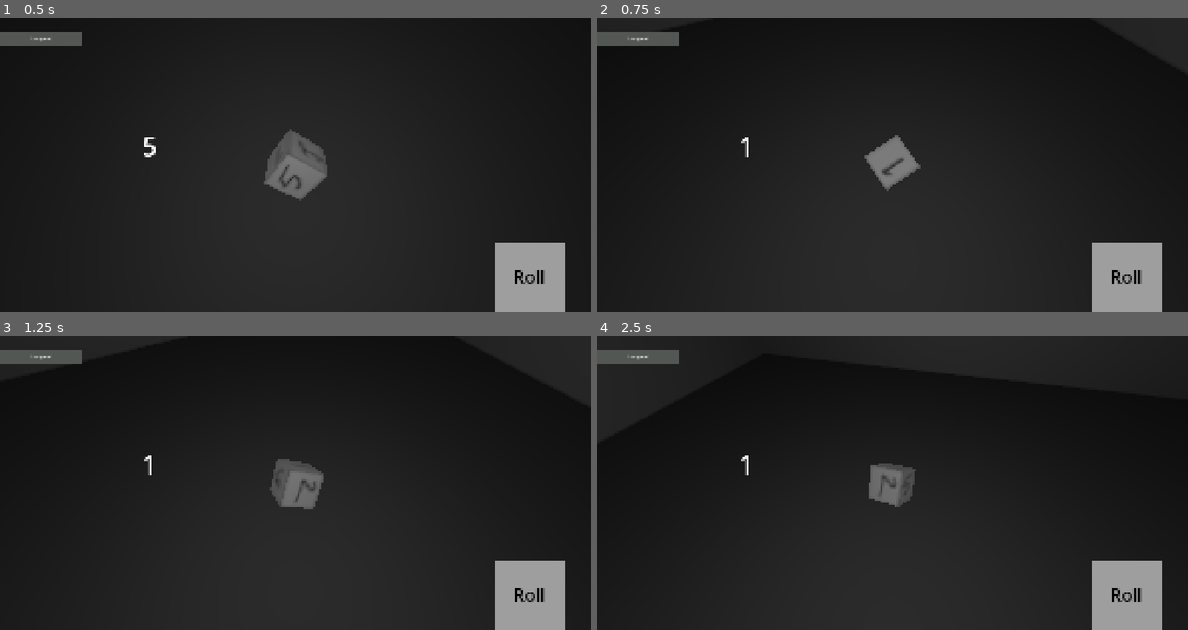
Above: before the commit, frames 1-4 (two rows, left to right).
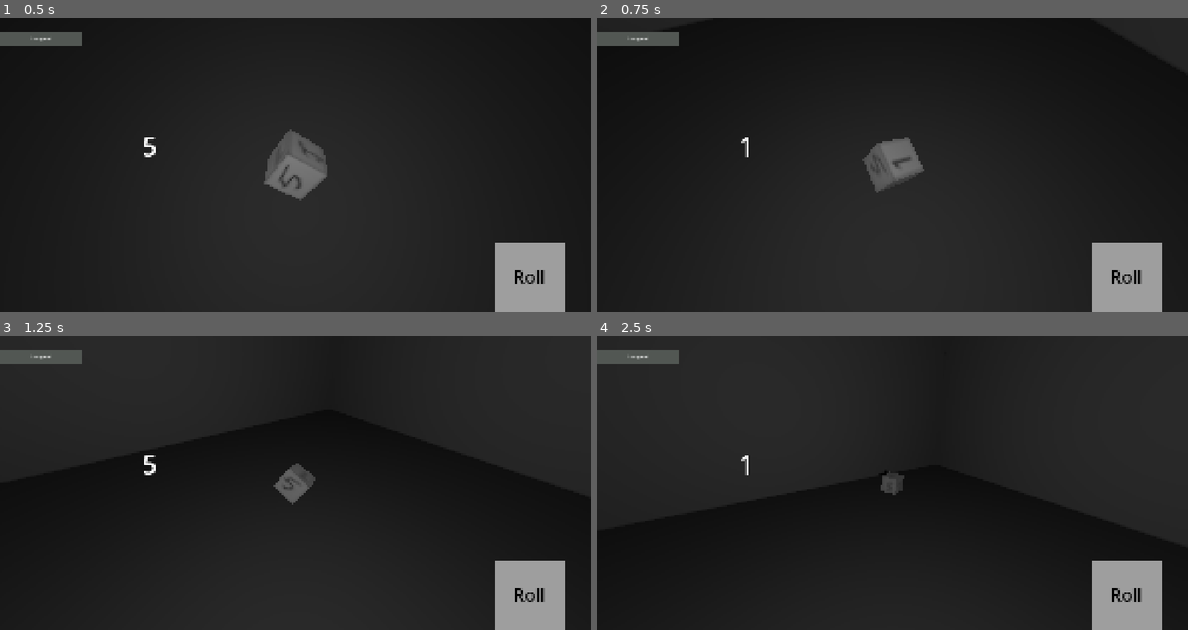
Above: after the commit, the same moments.

Repository: shahriarlabib000/dice
Game: Godot game, scene res://main.tscn
Same seed, same stepped clock (60 frames per second), same inputs: the game is played once before the commit and once after it.
Inputs:
- Up to frame 1 (0.5 s): no input
- Up to frame 2 (0.75 s): tap Enter (ui_accept) at 0.5 s; hold Enter (ui_accept) from 0.53 s (still down)
- Up to frame 3 (1.25 s): keep holding Enter (ui_accept)
- Up to frame 4 (2.5 s): release Enter (ui_accept) at 1.28 s; tap Enter (ui_accept) at 1.35, 1.52, 1.82 s; hold Enter (ui_accept) from 2.03 s (still down)

Frame 1 is identical in both runs. In frame 2, 0.7% of the frame differs, in the area x 44-56%, y 39-60%; in frame 3, 2.0%; in frame 4, 5.3%, in the area x 10-100%, y 6-59%.

Commit message:
jumpscare 2

Diff:
--- /dev/null
+++ b/job_application.gd
@@ -0,0 +1,10 @@
+extends MeshInstance3D
+
+func animate(finalPos:Vector3) -> void:
+	show()
+	var tween := create_tween()
+	tween.tween_property(self,"global_position", finalPos , 0.2)
+	await tween.finished
+	$scare.play()
+	await get_tree().create_timer(5).timeout
+	hide()
--- /dev/null
+++ b/job_application.tscn
@@ -0,0 +1,19 @@
+[gd_scene load_steps=6 format=3 uid="uid://cg3taamwxkxi"]
+
+[ext_resource type="Texture2D" uid="uid://ckql0plp4irgo" path="res://job_application.jpeg" id="1_niq2c"]
+[ext_resource type="Script" uid="uid://mhwi3nhd6xre" path="res://job_application.gd" id="2_jbef2"]
+[ext_resource type="AudioStream" uid="uid://rny8drnmw1n0" path="res://scare.wav" id="3_vplbj"]
+
+[sub_resource type="QuadMesh" id="QuadMesh_ne7y1"]
+
+[sub_resource type="StandardMaterial3D" id="StandardMaterial3D_jbef2"]
+albedo_texture = ExtResource("1_niq2c")
+
+[node name="job_application" type="MeshInstance3D"]
+visible = false
+mesh = SubResource("QuadMesh_ne7y1")
+surface_material_override/0 = SubResource("StandardMaterial3D_jbef2")
+script = ExtResource("2_jbef2")
+
+[node name="scare" type="AudioStreamPlayer" parent="."]
+stream = ExtResource("3_vplbj")
--- a/main.gd
+++ b/main.gd
@@ -8,10 +8,18 @@
 	$dice.apply_torque($dice.basis.y * randi_range(-6000,6000))
 	$dice.apply_torque($dice.basis.z * randi_range(-4600,4600))
 
-
+var use_cam_lookat := true
 # Called every frame. 'delta' is the elapsed time since the previous frame.
 func _physics_process(_delta):
-	$Camera3D.look_at($dice.position)
+	if use_cam_lookat:
+			$Camera3D.look_at($dice.position)
+	if Input.is_action_just_pressed("ui_accept"):
+		if randi_range(1,6) == 5:
+			use_cam_lookat = false
+			%job_application.global_position = %jobSpawn.global_position
+			%job_application.global_basis = $Camera3D.global_basis
+			await %job_application.animate( %finPos.global_position)
+			use_cam_lookat = true
 	if Input.is_action_pressed("ui_accept"):
 		$dice.apply_torque($dice.basis.x * randi_range(-500,500))
 		$dice.apply_torque($dice.basis.y * randi_range(-600,600))
--- a/main.tscn
+++ b/main.tscn
@@ -1,10 +1,11 @@
-[gd_scene load_steps=10 format=3 uid="uid://bg86sypktf3ft"]
+[gd_scene load_steps=11 format=3 uid="uid://bg86sypktf3ft"]
 
 [ext_resource type="Script" uid="uid://blgrpkr0ilnug" path="res://main.gd" id="1_tts7u"]
 [ext_resource type="PackedScene" uid="uid://band0ndenoxwb" path="res://dice.tscn" id="2_h2ix6"]
 [ext_resource type="AudioStream" uid="uid://d1keuvejbkft2" path="res://thud.wav" id="3_s2wgb"]
 [ext_resource type="Texture2D" uid="uid://cr2adcer0nvpr" path="res://noDice.png" id="4_t1jps"]
 [ext_resource type="AudioStream" uid="uid://nhvi0kjlod5f" path="res://boom.mp3" id="5_sh715"]
+[ext_resource type="PackedScene" uid="uid://cg3taamwxkxi" path="res://job_application.tscn" id="6_7mycd"]
 
 [sub_resource type="StandardMaterial3D" id="StandardMaterial3D_i1i6y"]
 albedo_color = Color(0.39507592, 0.39507598, 0.39507592, 1)
@@ -25,6 +26,19 @@
 
 [node name="Camera3D" type="Camera3D" parent="."]
 transform = Transform3D(1, 0, 0, 0, 1.19249e-08, 1, 0, -1, 1.19249e-08, 0, 6, 0)
+
+[node name="jobSpawn" type="Marker3D" parent="Camera3D"]
+unique_name_in_owner = true
+transform = Transform3D(1, 0, 0, 0, 1, 0, 0, 0, 1, 0, 0, -20)
+
+[node name="job_application" parent="Camera3D/jobSpawn" instance=ExtResource("6_7mycd")]
+unique_name_in_owner = true
+transform = Transform3D(1, 0, 0, 0, 1.19249e-08, -1, 0, 1, 1.19249e-08, 0, 0, 0)
+skeleton = NodePath("../../..")
+
+[node name="finPos" type="Marker3D" parent="Camera3D"]
+unique_name_in_owner = true
+transform = Transform3D(1, 0, 0, 0, 1, 0, 0, 0, 1, 0, 0, -1)
 
 [node name="dice" parent="." instance=ExtResource("2_h2ix6")]
 transform = Transform3D(1, 0, 0, 0, 1, 0, 0, 0, 1, 0, 1.686163, 0)
Not shown, added: job_application.gd.uid
Binary file added: job_application.jpeg
Not shown, added: job_application.jpeg.import
Not shown, added: scare.wav.import
Not shown, added: scare.wav
